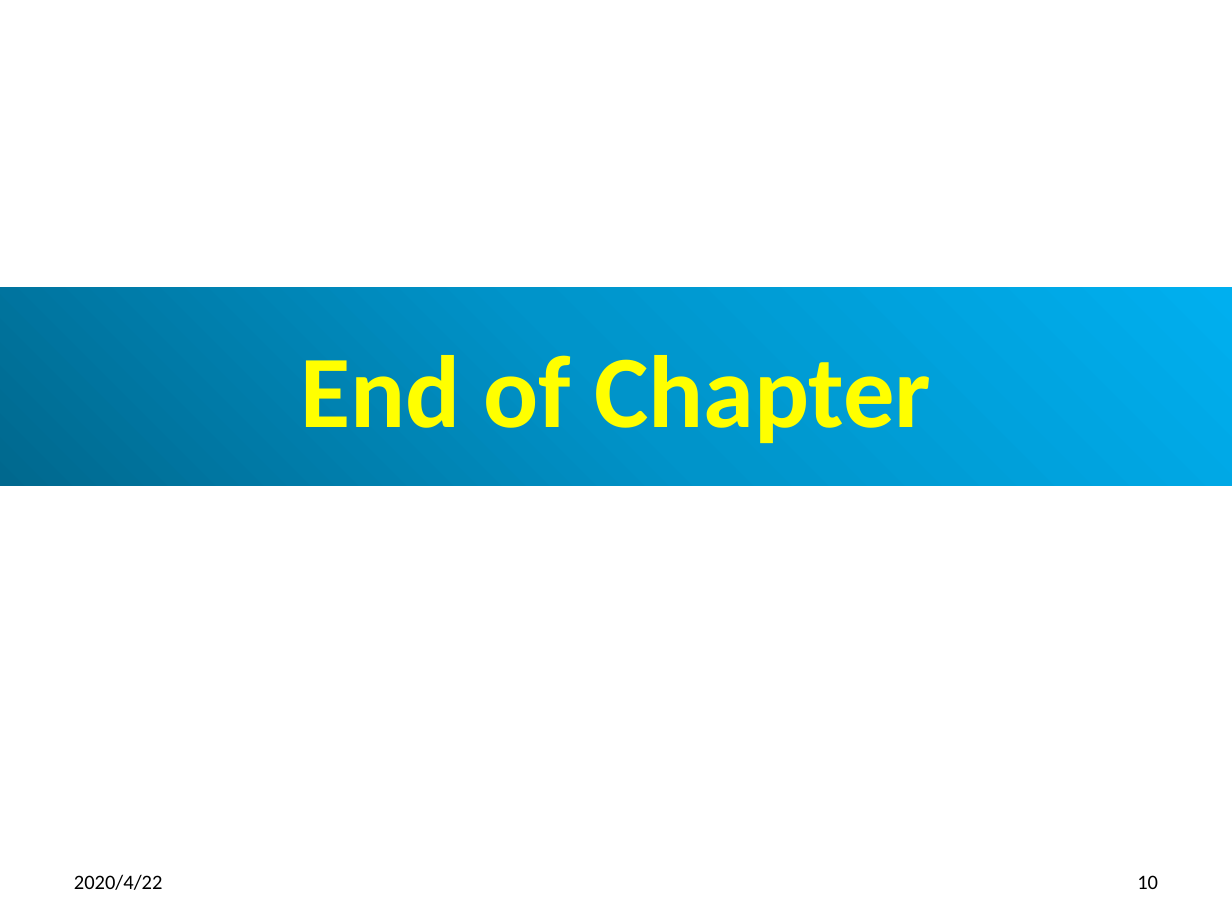
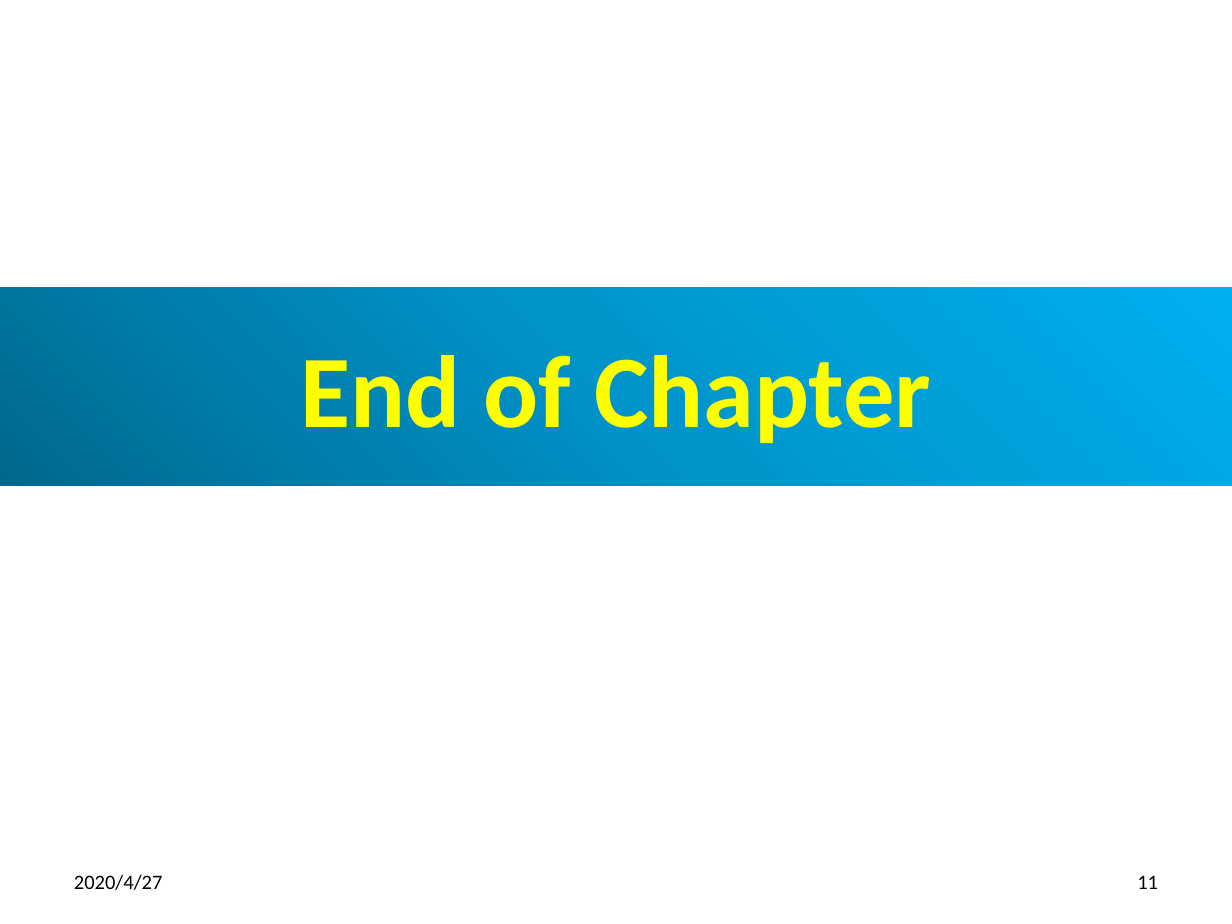
Before and after one commit to peterhchen/800-Docker, a slide deck: slide 11 of 04_DockerCmd.pptx (slide 10 before the commit). Drawn at 1232x924 pixels with LibreOffice and Linux fonts; fonts in the diff are those of the drawing. Boxes give left, top, right and bottom in pixels: in the first picture for what was removed or moved away, otherwise in the second. Text is boxed around its words. In the diff, an @@ line names an element or a change of style, - is before the commit and + after.

```diff
--- a/04_DockerCmd.pptx
+++ b/04_DockerCmd.pptx
@@ text at (x1=74, y1=874, x2=163, y2=890): text changed @@
-2020/4/22
+2020/4/27
@@ page number at (x1=1137, y1=875, x2=1158, y2=889): text changed @@
-10
+11
```
Also in this commit, not shown: 9 other slides changed, 1 slide added.
